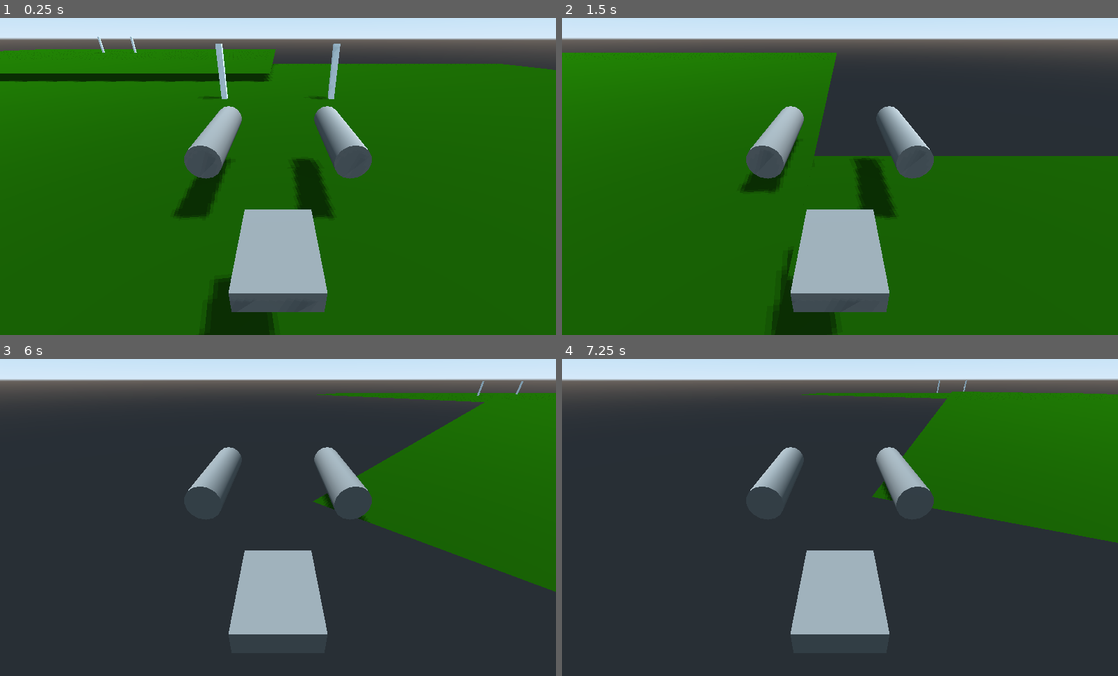
Above: before the commit, frames 1-4 (two rows, left to right).
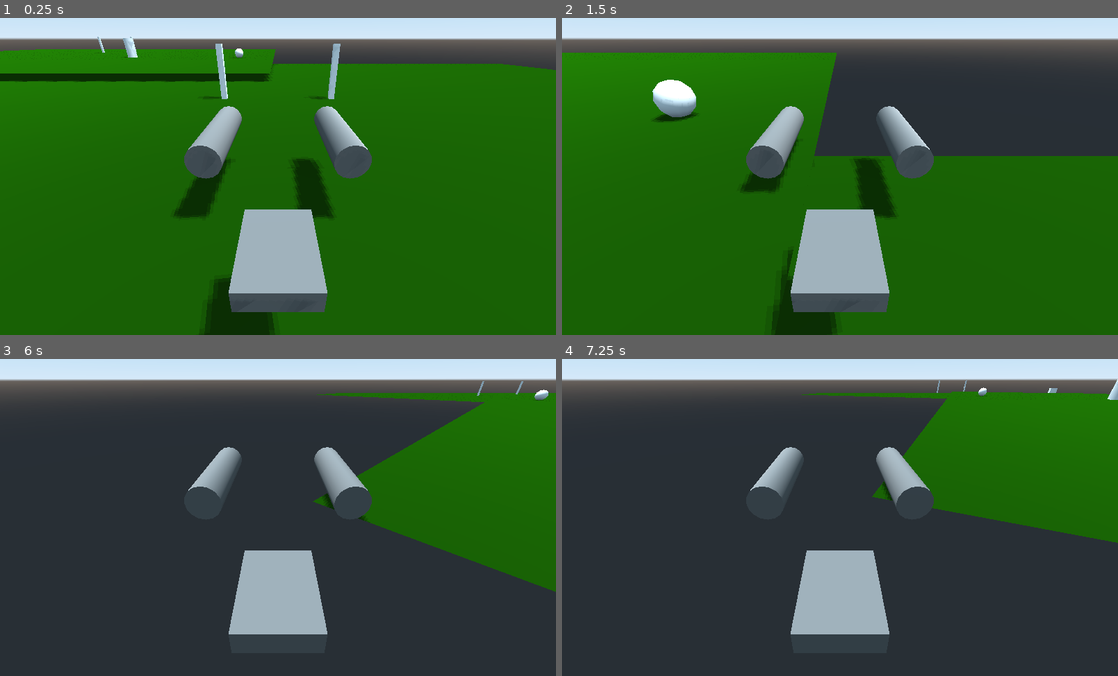
Above: after the commit, the same moments.

Repository: gamkedo-la/aero-junkers
Game: Godot game, scene res://Scenes/Main.tscn
Two runs of this game, one before a commit and one after it. Both use one fixed random seed, a clock stepped at 60 frames per second and the inputs below.
Inputs (mouse positions are in pixels of both pictures, inside the frame that each line leads up to):
- Up to frame 1 (0.25 s): no input
- Up to frame 2 (1.5 s): tap Enter at 0.5 s; move the mouse to (867, 170) at 0.52 s; press the mouse at (867, 170) at 0.53 s; hold W (accelerate) from 0.53 s (still down); move the mouse to (812, 173) at 1.27 s; release the mouse at (812, 173) at 1.28 s; click (812, 173) at 1.35 s
- Up to frame 3 (6 s): tap Space at 2, 4.25, 5.75 s; move the mouse to (289, 507) at 2.02 s; press the mouse at (289, 507) at 2.03 s; move the mouse to (272, 517) at 2.77 s; release the mouse at (272, 517) at 2.78 s; click (272, 517) at 2.85 s; tap Enter at 3.5, 5 s; move the mouse to (316, 517) at 3.52 s; press the mouse at (316, 517) at 3.53 s; move the mouse to (233, 511) at 4.27 s; release the mouse at (233, 511) at 4.28 s; click (233, 511) at 4.35 s; move the mouse to (283, 514) at 5.02 s; press the mouse at (283, 514) at 5.03 s; move the mouse to (255, 507) at 5.77 s; release W (accelerate) at 5.78 s; release the mouse at (255, 507) at 5.78 s; hold D (turn_right) from 5.78 s (still down); click (255, 507) at 5.85 s
- Up to frame 4 (7.25 s): move the mouse to (867, 511) at 6.52 s; release D (turn_right) at 6.53 s; press the mouse at (867, 511) at 6.53 s; hold W (accelerate) from 6.53 s (still down)

The runs differ from the first frame. In frame 1, 0.1% of the frame differs, in the area x 22-44%, y 6-13%; in frame 2, 0.8%, in the area x 16-25%, y 19-33%; in frame 3, less than 0.1%; in frame 4, 0.1%.

Commit message:
Added some test objects to test collisions

Diff:
--- a/Scenes/Main.tscn
+++ b/Scenes/Main.tscn
@@ -56,5 +56,22 @@
 [node name="Checkpoint2" parent="." instance=ExtResource( 3 )]
 transform = Transform( 1, -4.04555e-10, -4.07454e-10, 4.04228e-10, 0.999999, -4.07454e-10, 4.07454e-10, 4.07454e-10, 1, -50, 1, -75 )
 
+[node name="CSGCylinder" type="CSGCylinder" parent="."]
+transform = Transform( 0.999998, -8.4141e-10, -8.44011e-10, 1.36458e-09, 0.999997, -1.36788e-09, 8.44011e-10, 8.44011e-10, 0.999998, -35, 2.99999, -55 )
+use_collision = true
+collision_mask = 2
+height = 4.0
+sides = 32
+
+[node name="CSGBox" type="CSGBox" parent="."]
+transform = Transform( 0.999999, -6.08509e-10, -6.1118e-10, 7.53403e-10, 0.999997, -7.567e-10, 6.1118e-10, 6.1118e-10, 0.999999, -36, 0.999991, -7.00001 )
+use_collision = true
+collision_mask = 2
+
+[node name="CSGSphere" type="CSGSphere" parent="."]
+transform = Transform( 0.999999, -6.08537e-10, -6.40284e-10, 6.95181e-10, 0.999997, -6.98492e-10, 6.40284e-10, 6.1118e-10, 0.999999, -9, 1.99999, -53 )
+use_collision = true
+collision_mask = 2
+
 [connection signal="body_entered" from="Checkpoint" to="AeroJunker" method="_on_Checkpoint_body_entered"]
 [connection signal="body_entered" from="Checkpoint2" to="AeroJunker" method="_on_Checkpoint_body_entered"]
